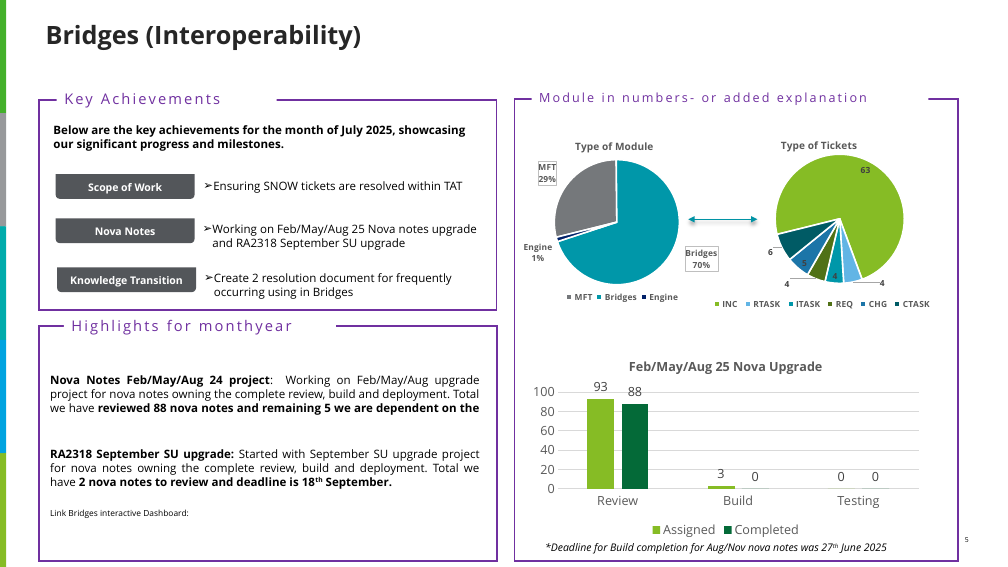
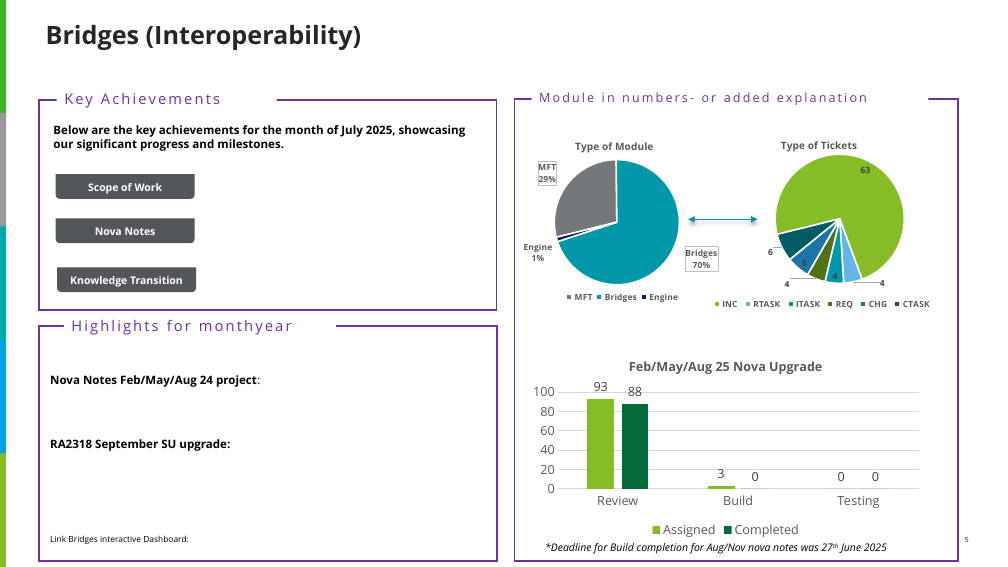
Before and after one commit to akshaya3206/Tracker-WeeklyDeck, a slide deck: slide 5 of Monthly_updates_CHRISTUS POD-1 Template.pptx. Drawn at 1008x567 pixels with LibreOffice and Linux fonts; fonts in the diff are those of the drawing. Boxes give left, top, right and bottom in pixels: in the first picture for what was removed or moved away, otherwise in the second. Text is boxed around its words. In the diff, an @@ line names an element or a change of style, - is before the commit and + after.

```diff
--- a/Monthly_updates_CHRISTUS POD-1 Template.pptx
+++ b/Monthly_updates_CHRISTUS POD-1 Template.pptx
@@ text removed at bbox=[213, 181, 463, 193] @@
-➢ Ensuring SNOW tickets are resolved within TAT
@@ text removed at bbox=[212, 224, 477, 250] @@
-➢ Working on Feb/May/Aug 25 Nova notes upgrade and RA2318 September SU upgrade
@@ text removed at bbox=[214, 273, 452, 299] @@
-➢ Create 2 resolution document for frequently occurring using in Bridges
@@ text at bbox=[50, 375, 260, 451]: text changed; bold on @@
-Nova Notes Feb/May/Aug 24 project: Working on Feb/May/Aug upgrade project for nova notes owning the complete review, build and deployment. Total we have reviewed 88 nova notes and remaining 5 we are dependent on the
-RA2318 September SU upgrade: Started with September SU upgrade project for nova notes owning the complete review, build and deployment. Total we have 2 nova notes to review and deadline is 18th September.
+Nova Notes Feb/May/Aug 24 project:
+RA2318 September SU upgrade:
```
Also in this commit, not shown: 5 other slides changed, 4 other files.
